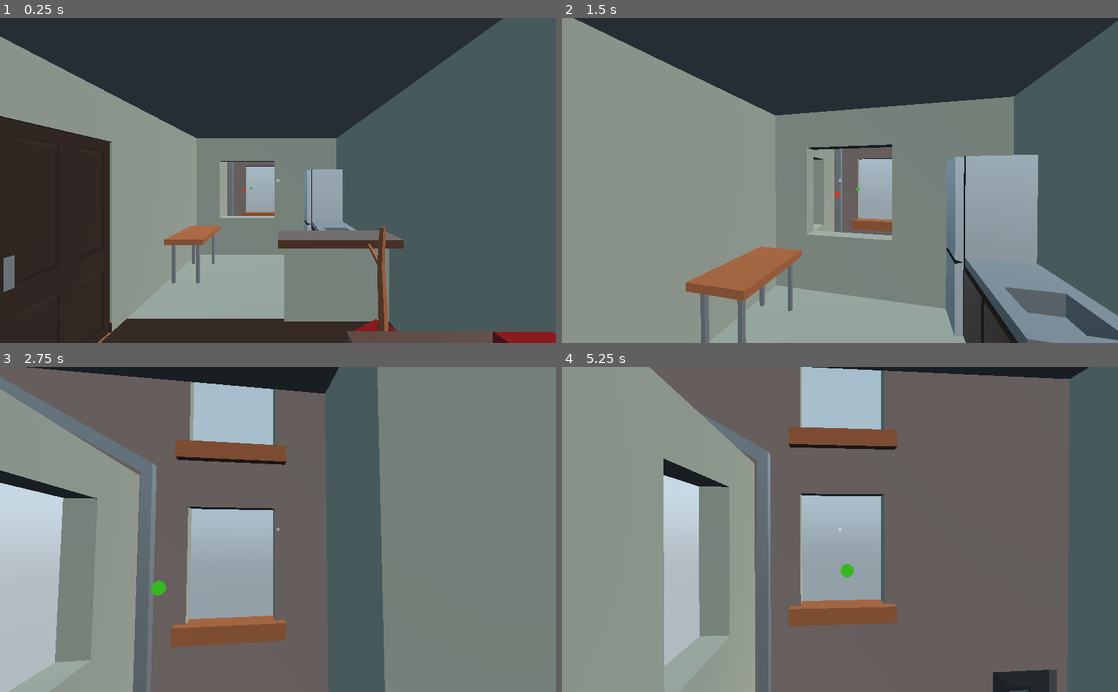
Above: before the commit, frames 1-4 (two rows, left to right).
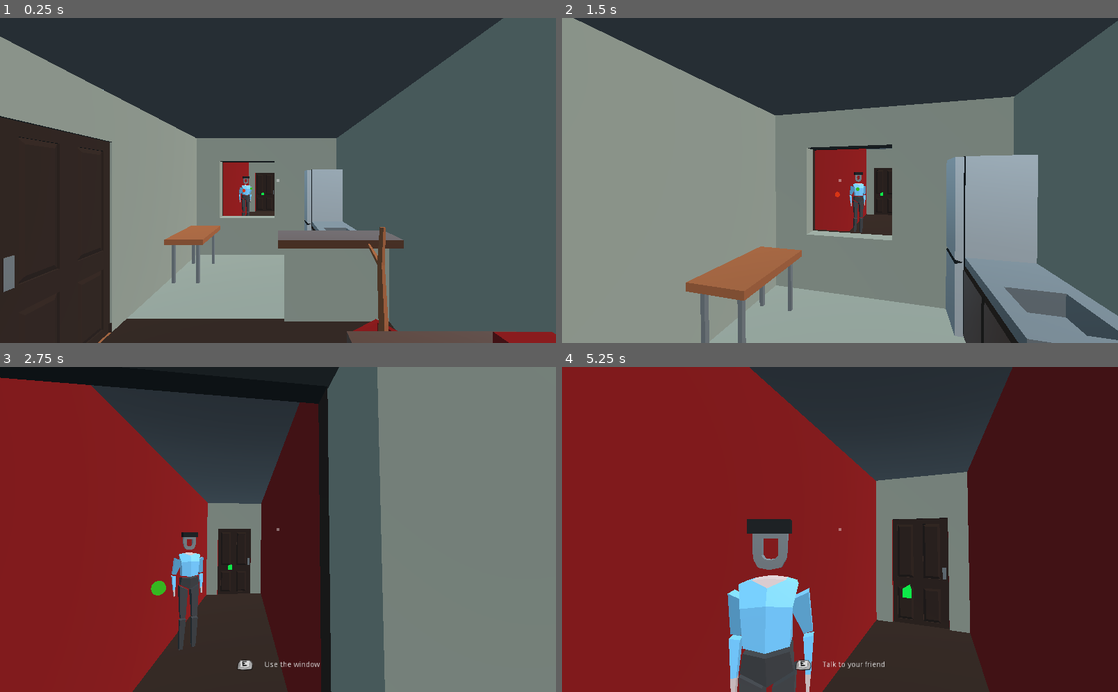
Above: after the commit, the same moments.

Repository: Eptwalabha/ld47
Game: Godot game, scene res://scenes/Game.tscn
The game is run twice, just before and just after one commit, with the same random seed, the same clock (stepped at 60 frames per second) and the same inputs. Sound files missing from this copy of the repository are replaced by a short silence.
Inputs (mouse positions are in pixels of both pictures, inside the frame that each line leads up to):
- Up to frame 1 (0.25 s): no input
- Up to frame 2 (1.5 s): tap Enter at 0.5 s; move the mouse to (867, 180) at 0.52 s; hold W (move_forward) from 0.53 s (still down); tap E (context_action) at 0.6, 1.35 s; move the mouse to (812, 180) at 1.27 s
- Up to frame 3 (2.75 s): keep holding W (move_forward); move the mouse to (289, 523) at 2.02 s; tap E (context_action) at 2.1 s
- Up to frame 4 (5.25 s): keep holding W (move_forward); move the mouse to (834, 536) at 2.77 s; tap E (context_action) every 0.75 s from 2.85 to 5.1 s; move the mouse to (878, 532) at 3.52 s; move the mouse to (795, 526) at 4.27 s; move the mouse to (845, 529) at 5.02 s

The runs differ from the first frame. In frame 1, 1.6% of the frame differs, in the area x 40-50%, y 44-61%; in frame 2, 3.7%; in frame 3, 57%; in frame 4, 99%, in the area x 0-100%, y 0-100%.

Commit message:
small tweaks

Diff:
--- a/autoload.gd
+++ b/autoload.gd
@@ -9,7 +9,7 @@
 
 const DEBUG : bool = true
 const DEBUG_GAME_LEVEL = LEVEL.FLAT
-const DEBUG_FLAT_INITIAL_LEVEL : int = -1
+const DEBUG_FLAT_INITIAL_LEVEL : int = 2
 
 const FLAT_INITIAL_LEVEL : int = -1
 
--- a/scenes/Game.gd
+++ b/scenes/Game.gd
@@ -107,7 +107,7 @@
 
 func _before_tp(trigger: TPTrigger) -> void:
 	match trigger.id:
-		"bar/tp":
+		"bar-tp":
 			bar.show()
 		"flat-stairs-up":
 			Data.flat_level = int(clamp(Data.flat_level + 1, -4, 2))
@@ -119,7 +119,7 @@
 
 func _after_tp(trigger: TPTrigger) -> void:
 	match trigger.id:
-		"bar/tp":
+		"bar-tp":
 			flat.hide()
 		_: pass
 
--- a/scenes/Game.tscn
+++ b/scenes/Game.tscn
@@ -80,7 +80,7 @@
 ] instance=ExtResource( 15 )]
 transform = Transform( -1, 0, -1.50996e-07, 0, 1, 0, 1.50996e-07, 0, -1, 0, 1, -2 )
 oriented = true
-id = "bar/tp"
+id = "bar-tp"
 external_to = NodePath("../../../../../../Game/Map/Bar/BarStorageRoom/TP")
 
 [node name="CollisionShape" parent="Map/Flat/BackStreetBuilding/BarCorridor/TPTrigger" index="1"]
--- a/scenes/core/TPTrigger.gd
+++ b/scenes/core/TPTrigger.gd
@@ -29,7 +29,6 @@
 
 func destination_translation() -> Vector3:
 	return to.global_transform.origin - global_transform.origin
-#	return to_local(to.global_transform.origin)
 
 func _on_TPTrigger_body_entered(body: Node) -> void:
 	if body.is_in_group("player"):
